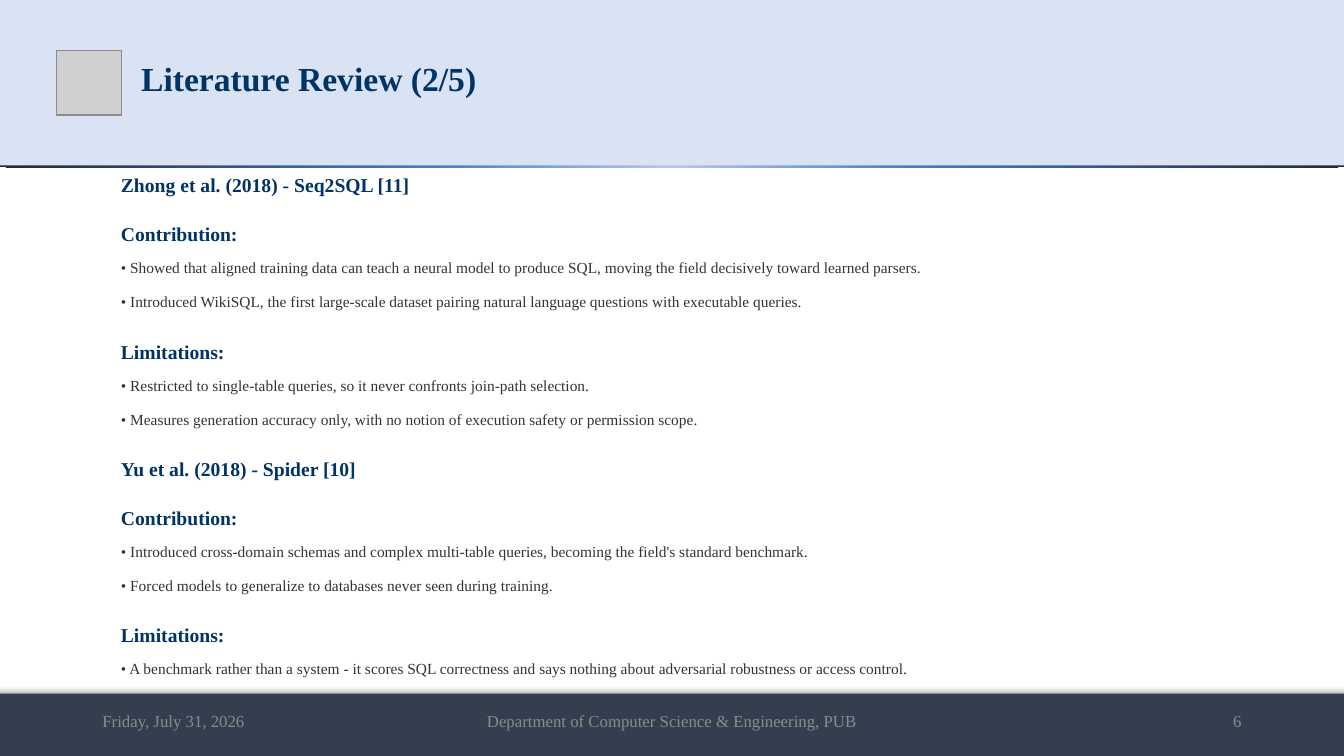
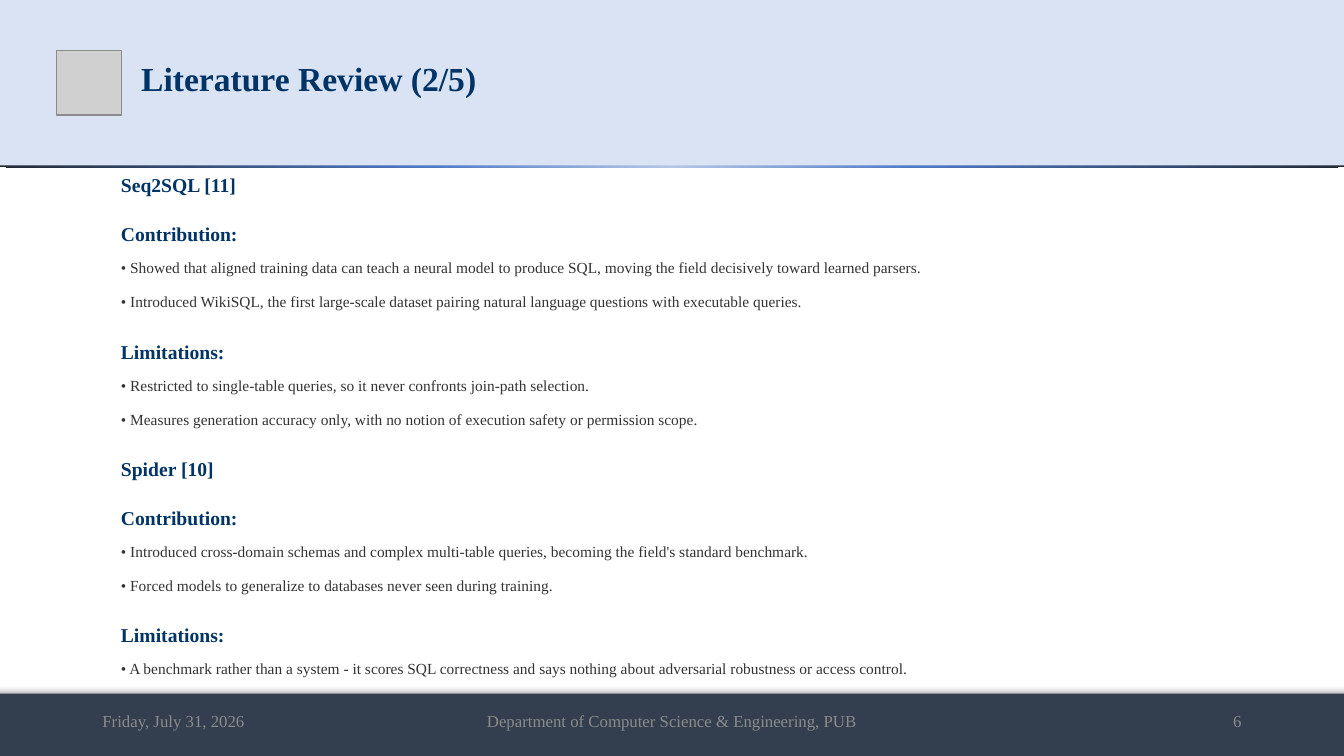
Before and after one commit to md-riaz/AEGIS-Research, a slide deck: slide 6 of docs/scripts/Md_Riaz_Mid_Defense_Final_0322310105101024.pptx. Drawn at 1344x756 pixels with LibreOffice and Linux fonts; fonts in the diff are those of the drawing; grey boxes stand for pictures. Boxes give left, top, right and bottom in pixels: in the first picture for what was removed or moved away, otherwise in the second. Text is boxed around its words. In the diff, an @@ line names an element or a change of style, - is before the commit and + after.

```diff
--- a/docs/scripts/Md_Riaz_Mid_Defense_Final_0322310105101024.pptx
+++ b/docs/scripts/Md_Riaz_Mid_Defense_Final_0322310105101024.pptx
@@ text at <box>121,178,236,197</box>: text changed @@
-Zhong et al. (2018) - Seq2SQL [11]
+Seq2SQL [11]
@@ text at <box>121,462,214,481</box>: text changed @@
-Yu et al. (2018) - Spider [10]
+Spider [10]
```
Also in this commit, not shown: 21 other slides changed, 1 slide removed, 1 other file.
